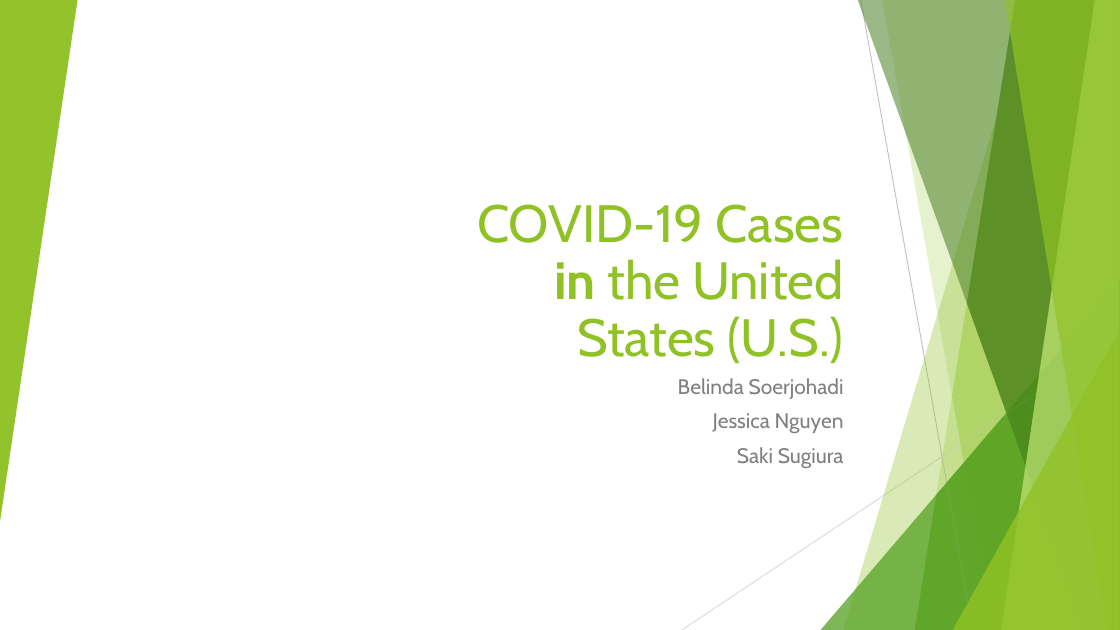
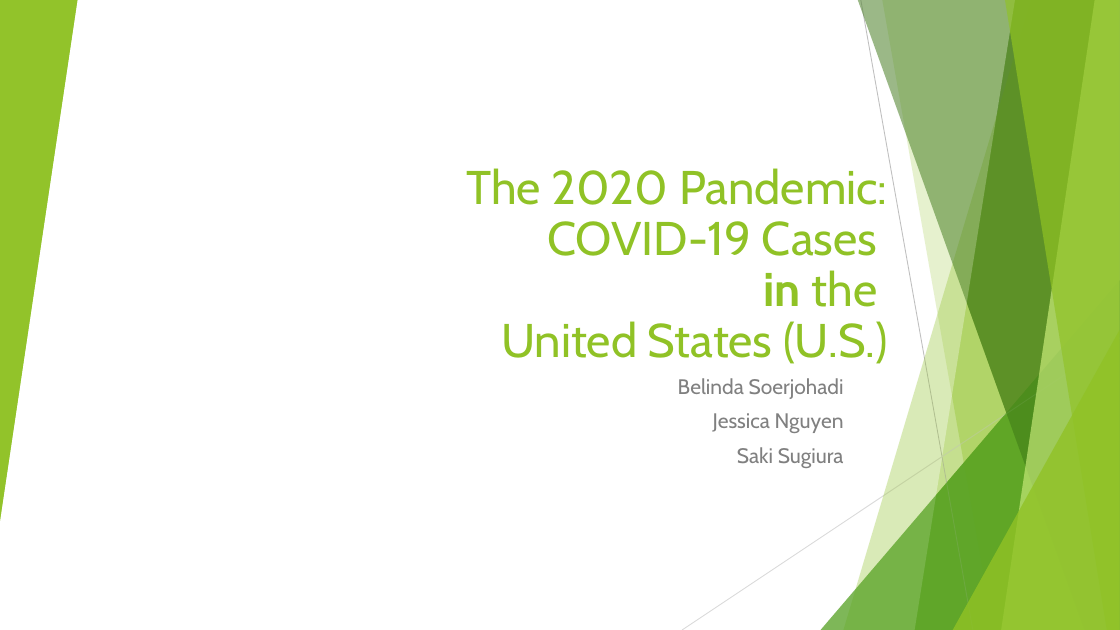
Before and after one commit to ssugiura47/COVID-19, a slide deck: slide 1 of COVID-19 Cases in the United States.pptx. Drawn at 1120x630 pixels with LibreOffice and Linux fonts; fonts in the diff are those of the drawing; background and template pictures are left out. Boxes give left, top, right and bottom in pixels: in the first picture for what was removed or moved away, otherwise in the second. Text is boxed around its words. In the diff, an @@ line names an element or a change of style, - is before the commit and + after.

Commit message:
updated slides

```diff
--- a/COVID-19 Cases in the United States.pptx
+++ b/COVID-19 Cases in the United States.pptx
@@ title at (466,168,888,364): text changed; size 45 to 40.5 pt @@
-COVID-19 Cases in the United States (U.S.)
+The 2020 Pandemic: COVID-19 Cases
+in the
+United States (U.S.)
```
Also in this commit, not shown: 2 slides added.
